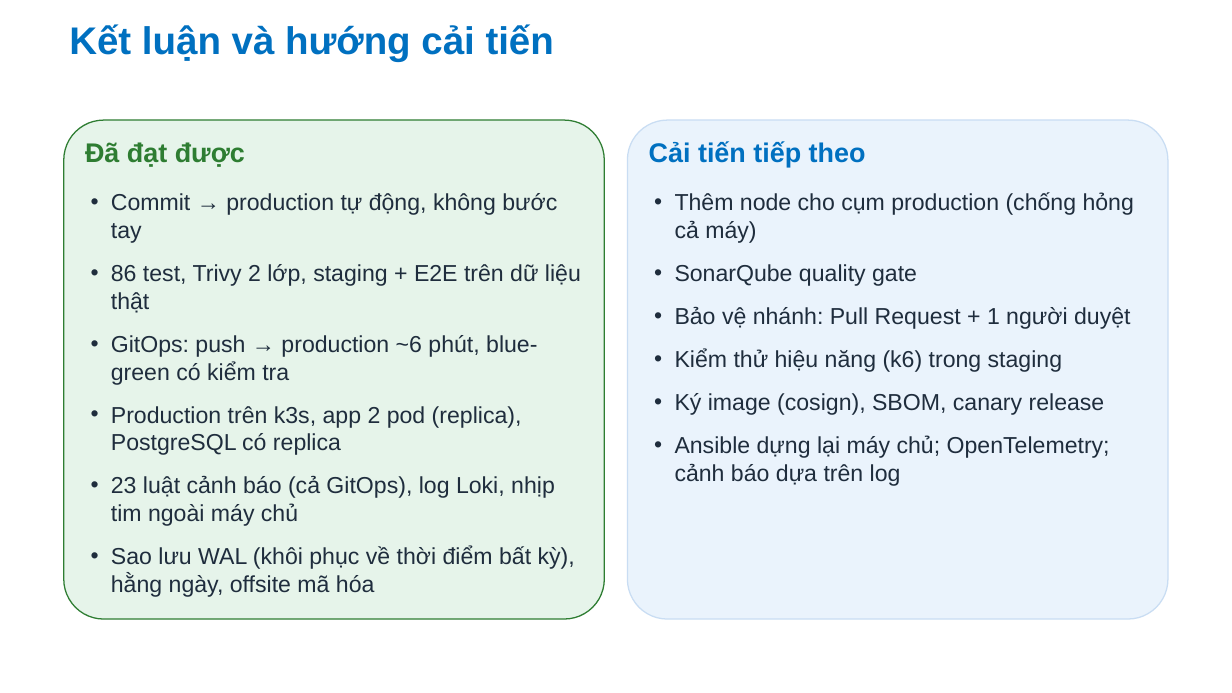
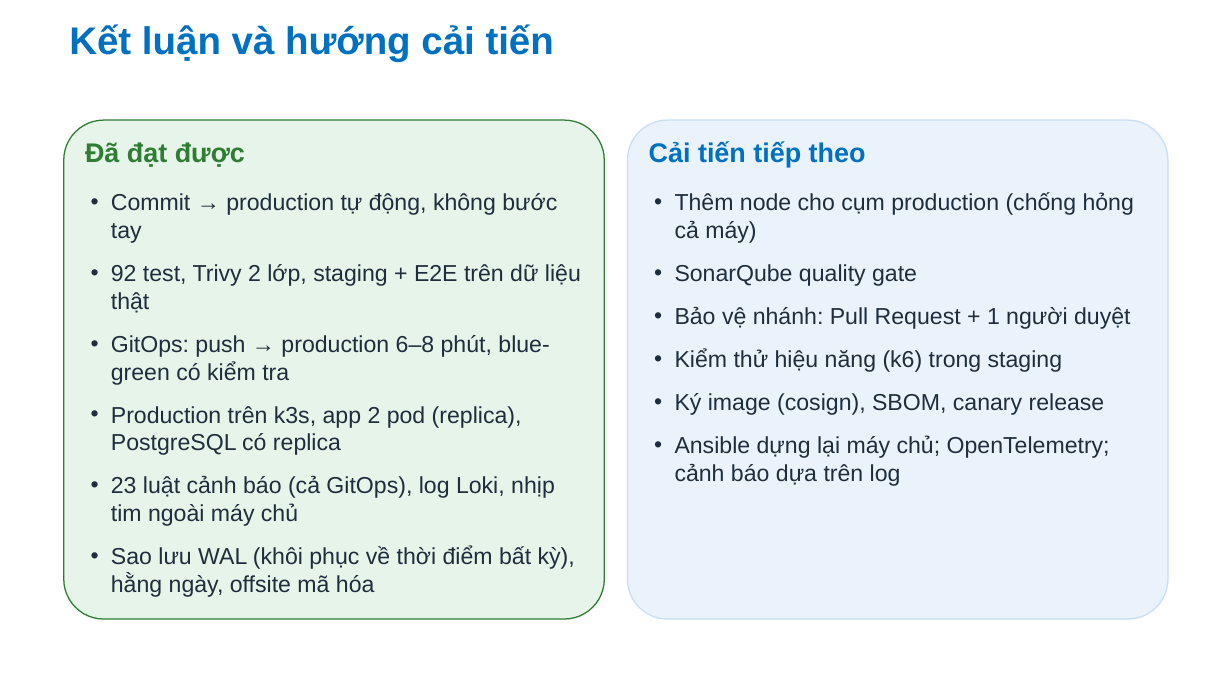
Before and after one commit to Anpham120/restaurant-management-system, a slide deck: slide 23 of docs/bao-cao/Slide_TrienKhaiPhanMem_AtlasRestaurant.pptx. Drawn at 1232x693 pixels with LibreOffice and Linux fonts; fonts in the diff are those of the drawing; background and template pictures are left out. Boxes give left, top, right and bottom in pixels: in the first picture for what was removed or moved away, otherwise in the second. Text is boxed around its words. In the diff, an @@ line names an element or a change of style, - is before the commit and + after.

```diff
--- a/docs/bao-cao/Slide_TrienKhaiPhanMem_AtlasRestaurant.pptx
+++ b/docs/bao-cao/Slide_TrienKhaiPhanMem_AtlasRestaurant.pptx
@@ text at bbox=[111, 264, 581, 385]: text changed @@
-• 86 test, Trivy 2 lớp, staging + E2E trên dữ liệu thật
-• GitOps: push → production ~6 phút, blue-green có kiểm tra
+• 92 test, Trivy 2 lớp, staging + E2E trên dữ liệu thật
+• GitOps: push → production 6–8 phút, blue-green có kiểm tra
```
Also in this commit, not shown: 3 other slides changed, 4 other files.
